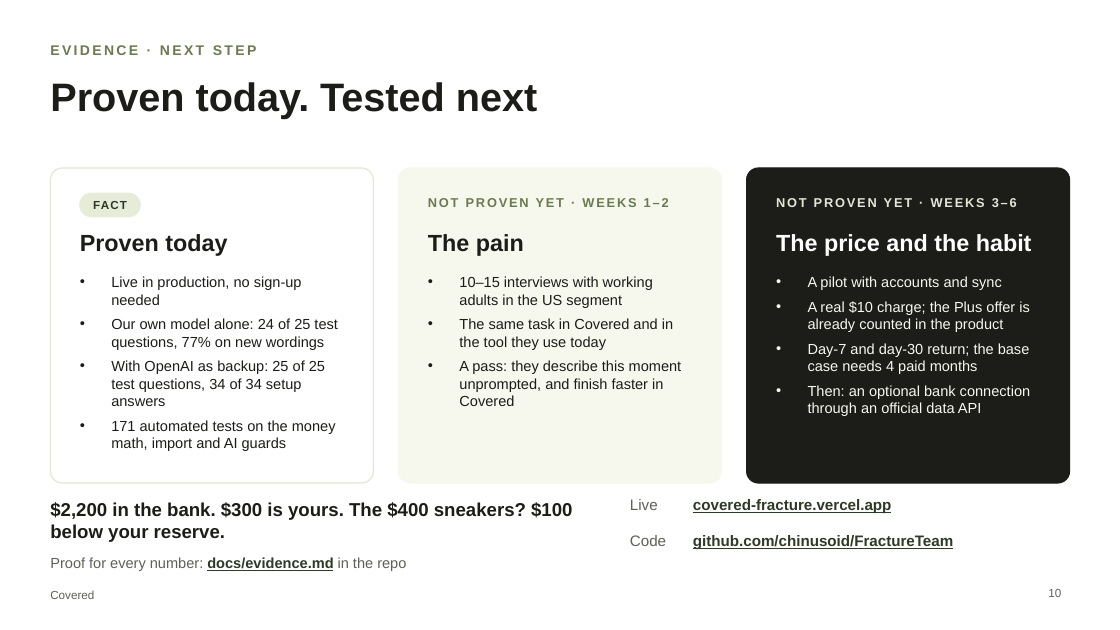
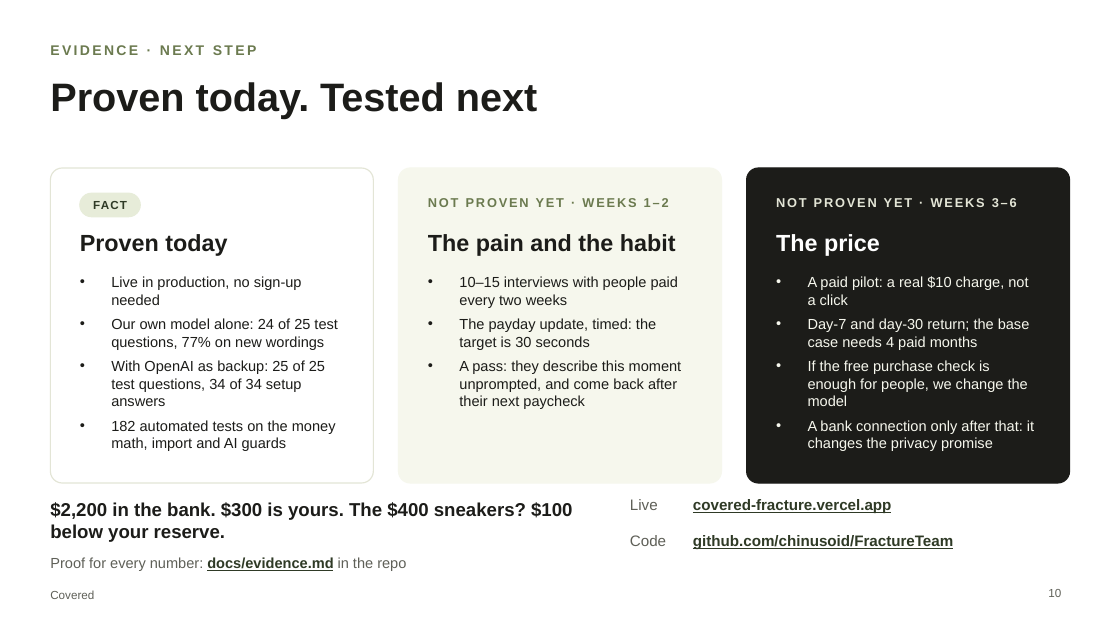
Before and after one commit to chinusoid/FractureTeam, a slide deck: slide 10 of pitch/covered-pitch.pptx. Drawn at 1120x630 pixels with LibreOffice and Linux fonts; fonts in the diff are those of the drawing. Boxes give left, top, right and bottom in pixels: in the first picture for what was removed or moved away, otherwise in the second. Text is boxed around its words. In the diff, an @@ line names an element or a change of style, - is before the commit and + after.

```diff
--- a/pitch/covered-pitch.pptx
+++ b/pitch/covered-pitch.pptx
@@ text at box(428, 234, 676, 256): text changed @@
-The pain
+The pain and the habit
@@ text at box(776, 234, 880, 256): text changed @@
-The price and the habit
+The price
@@ text at box(459, 276, 682, 409): text changed @@
-• 10–15 interviews with working adults in the US segment
-• The same task in Covered and in the tool they use today
-• A pass: they describe this moment unprompted, and finish faster in Covered
+• 10–15 interviews with people paid every two weeks
+• The payday update, timed: the target is 30 seconds
+• A pass: they describe this moment unprompted, and come back after their next paycheck
@@ text at box(808, 276, 1028, 305): text changed @@
-• A pilot with accounts and sync
-• A real $10 charge; the Plus offer is already counted in the product
+• A paid pilot: a real $10 charge, not a click
@@ text at box(808, 360, 1034, 451): text changed @@
-• Then: an optional bank connection through an official data API
+• If the free purchase check is enough for people, we change the model
+• A bank connection only after that: it changes the privacy promise
@@ text at box(111, 420, 336, 451): text changed @@
-• 171 automated tests on the money math, import and AI guards
+• 182 automated tests on the money math, import and AI guards
```
Also in this commit, not shown: 4 other slides changed, 1 slide added, 1 slide removed, 9 other files.
